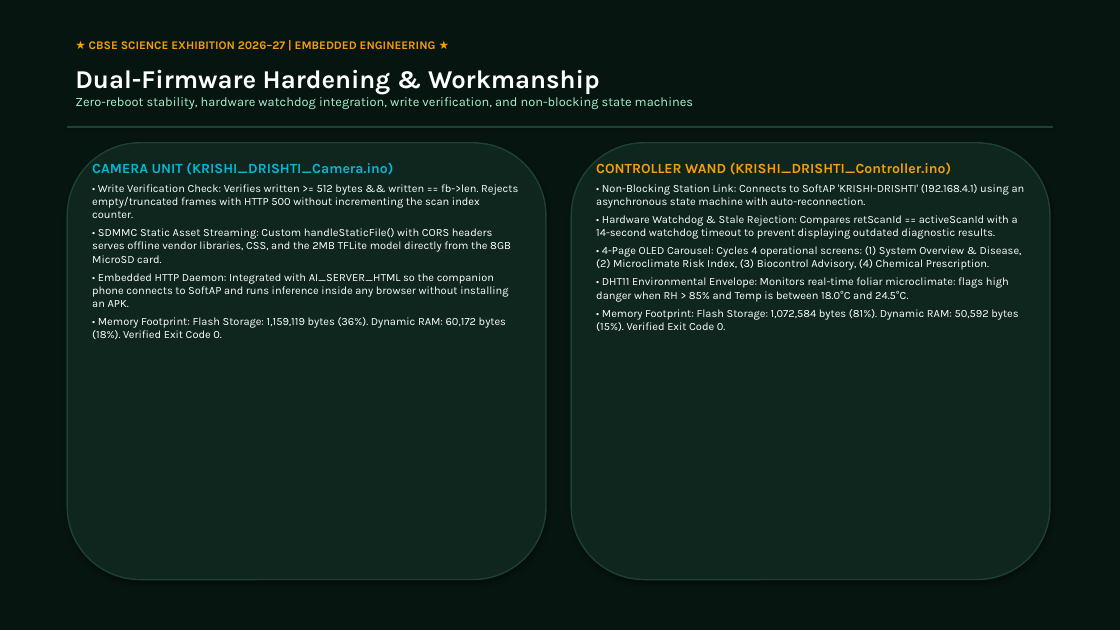
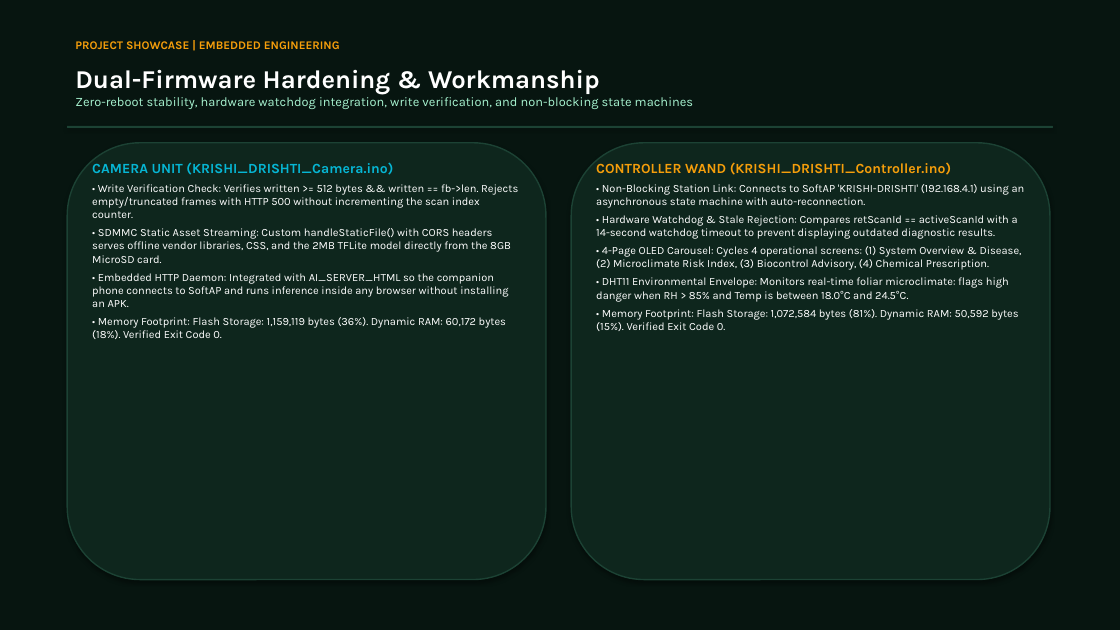
Before and after one commit to gautamkr0104/KRISHI-DRISHTI, a slide deck: slide 8 of docs/KRISHI_DRISHTI_Exhibition_Presentation.pptx. Drawn at 1120x630 pixels with LibreOffice and Linux fonts; fonts in the diff are those of the drawing. Boxes give left, top, right and bottom in pixels: in the first picture for what was removed or moved away, otherwise in the second. Text is boxed around its words. In the diff, an @@ line names an element or a change of style, - is before the commit and + after.

Commit message:
docs: streamline presentation decks to focus purely on scientific engineering and rural impact

```diff
--- a/docs/KRISHI_DRISHTI_Exhibition_Presentation.pptx
+++ b/docs/KRISHI_DRISHTI_Exhibition_Presentation.pptx
@@ text at <box>75,41,340,49</box>: text changed @@
-★ CBSE SCIENCE EXHIBITION 2026–27 | EMBEDDED ENGINEERING ★
+PROJECT SHOWCASE | EMBEDDED ENGINEERING
```
Also in this commit, not shown: 9 other slides changed, 1 other file.
